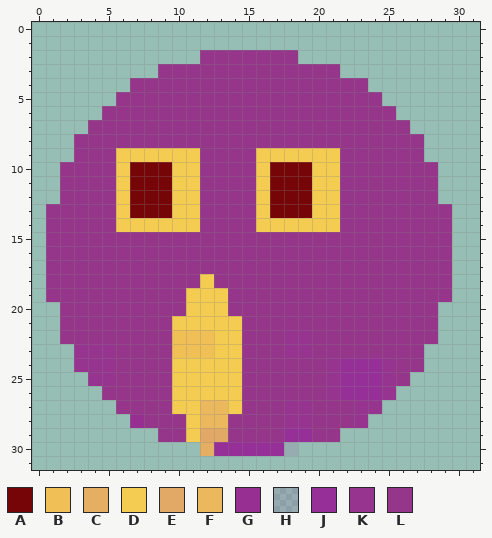
Two states of a pixel-art sprite, character/l0.png. The picture above is the old version.
The file is 32x32 pixels. Colours within 5 levels of each other are drawn and written as one.
Palette (. is transparent): A #760508  B #f0c057  C #e4af63  D #f5cc52  E #e2a966  F #ebb85d  G #972e91  H #9c299c1f  J #963098  K #963490  L #95368a
And afterwards:
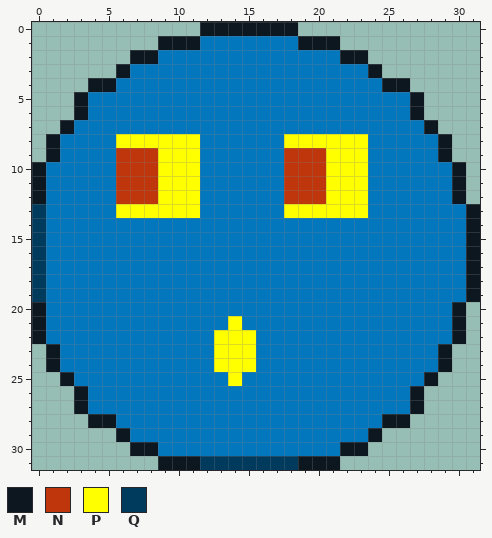
Colours new in this view: M #0d171f  N #bf360c  P #ffff00  Q #003a5c
From old to new:
colour L: #95368a -> #0277bd
y 0: x 12..18 ....... -> MMMMMMM
y 1: x 9..21 ............. -> MMMLLLLLLLMMM
y 2: x 7..11 ..... -> MMLLL; x 19..23 ..... -> LLLMM
y 3: x 6..8 ... -> MLL; x 22..24 ... -> LLM
y 4: x 4..6 ... -> MML; x 24..26 ... -> LMM
y 5: x 3..5 ... -> MLL; x 25..27 ... -> LLM
y 6: x 3..4 .. -> ML; x 26..27 .. -> LM
y 7: x 2..3 .. -> ML; x 27..28 .. -> LM
y 8: x 1..2 .. -> ML; x 6..11 LLLLLL -> PPPPPP; x 18..23 LLLLLL -> PPPPPP; x 28..29 .. -> LM
y 9: x 1..2 .. -> ML; x 6..11 DDDDDD -> NNNPPP; x 16..23 DDDDDDLL -> LLNNNPPP; x 28..29 .. -> LM
y 10..12: x 0..1 .. -> ML; x 6..11 DAAADD -> NNNPPP; x 16..23 DAAADDLL -> LLNNNPPP; x 29..30 .. -> LM
y 13: x 0 . -> Q; x 6..11 DAAADD -> PPPPPP; x 16..23 DAAADDLL -> LLPPPPPP; x 30..31 .. -> LM
y 14: x 0 . -> Q; x 6..11 DDDDDD -> LLLLLL; x 16..21 DDDDDD -> LLLLLL; x 30..31 .. -> LM
y 15..17: x 0 . -> Q; x 30..31 .. -> LM
y 18: x 0 . -> Q; x 12 D -> L; x 30..31 .. -> LM
y 19: x 0 . -> Q; x 11..13 DDD -> LLL; x 30..31 .. -> LM
y 20: x 0..1 .. -> ML; x 11..13 DDD -> LLL; x 29..30 .. -> LM
y 21: x 0..1 .. -> ML; x 10..14 DDDDD -> LLLLP; x 29..30 .. -> LM
y 22: x 0..1 .. -> ML; x 10..15 BBBDDL -> LLLPPP; x 18..19 KK -> LL; x 29..30 .. -> LM
y 23: x 1..5 ..KKK -> MLLLL; x 10..15 BBBDDL -> LLLPPP; x 18..19 KK -> LL; x 28..29 .. -> LM
y 24: x 1..5 ..KKK -> MLLLL; x 10..15 DDDDDL -> LLLPPP; x 21..25 KJJJK -> LLLLL; x 28..29 .. -> LM
y 25: x 2..5 ..KK -> MLLL; x 10..14 DDDDD -> LLLLP; x 21..25 KJJJK -> LLLLL; x 27..28 .. -> LM
y 26: x 3..4 .. -> ML; x 10..14 DDDDD -> LLLLL; x 21..27 KJJJK.. -> LLLLLLM
y 27: x 3..5 ... -> MLL; x 10..14 DDFFD -> LLLLL; x 18..19 KK -> LL; x 23..27 KK... -> LLLLM
y 28: x 4..7 ...G -> MMLL; x 11..13 DFF -> LLL; x 18..19 KK -> LL; x 23..26 K... -> LLMM
y 29: x 6..8 ... -> MLL; x 11..13 DEE -> LLL; x 18..19 JJ -> LL; x 22..24 ... -> LLM
y 30: x 7..23 .....CJJJJJH..... -> MMLLLLLLLLLLLLLMM
y 31: x 9..21 ............. -> MMMQQQQQQQMMM
Changed places in both pictures, as pixel boxes (x1, y1, x2, y2):
changed: (32, 22, 480, 470)
